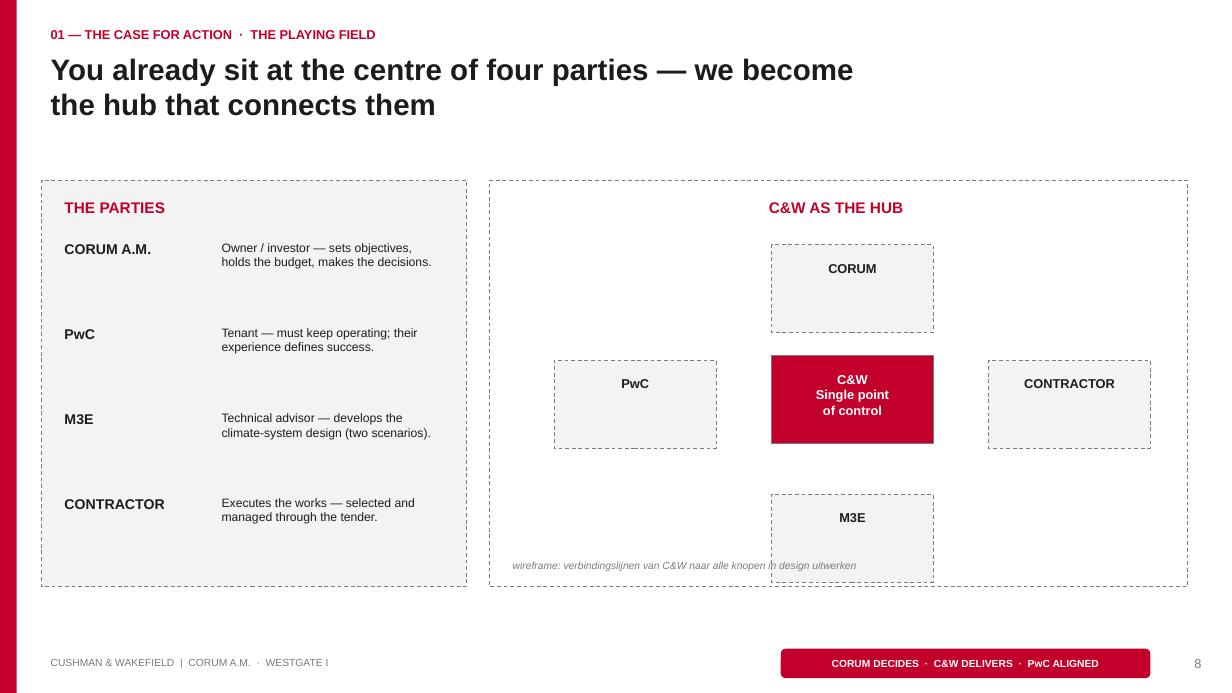
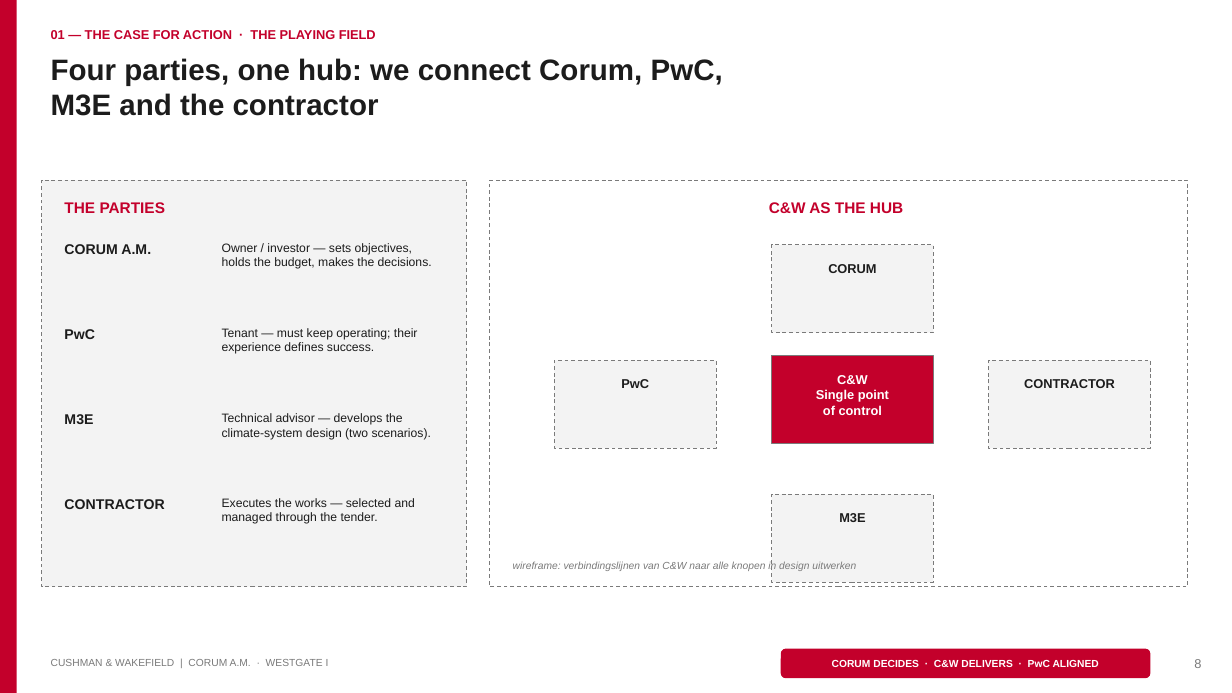
Before and after one commit to sjbezemer-cmyk/Solid-Base, a slide deck: slide 8 of corum-pitch/Corum-Westgate-I-Pitch-Wireframe.pptx. Drawn at 1232x693 pixels with LibreOffice and Linux fonts; fonts in the diff are those of the drawing. Boxes give left, top, right and bottom in pixels: in the first picture for what was removed or moved away, otherwise in the second. Text is boxed around its words. In the diff, an @@ line names an element or a change of style, - is before the commit and + after.

```diff
--- a/corum-pitch/Corum-Westgate-I-Pitch-Wireframe.pptx
+++ b/corum-pitch/Corum-Westgate-I-Pitch-Wireframe.pptx
@@ text at <box>51,58,723,116</box>: text changed @@
-You already sit at the centre of four parties — we become
-the hub that connects them
+Four parties, one hub: we connect Corum, PwC,
+M3E and the contractor
```
Also in this commit, not shown: 3 other slides changed, 1 other file.
